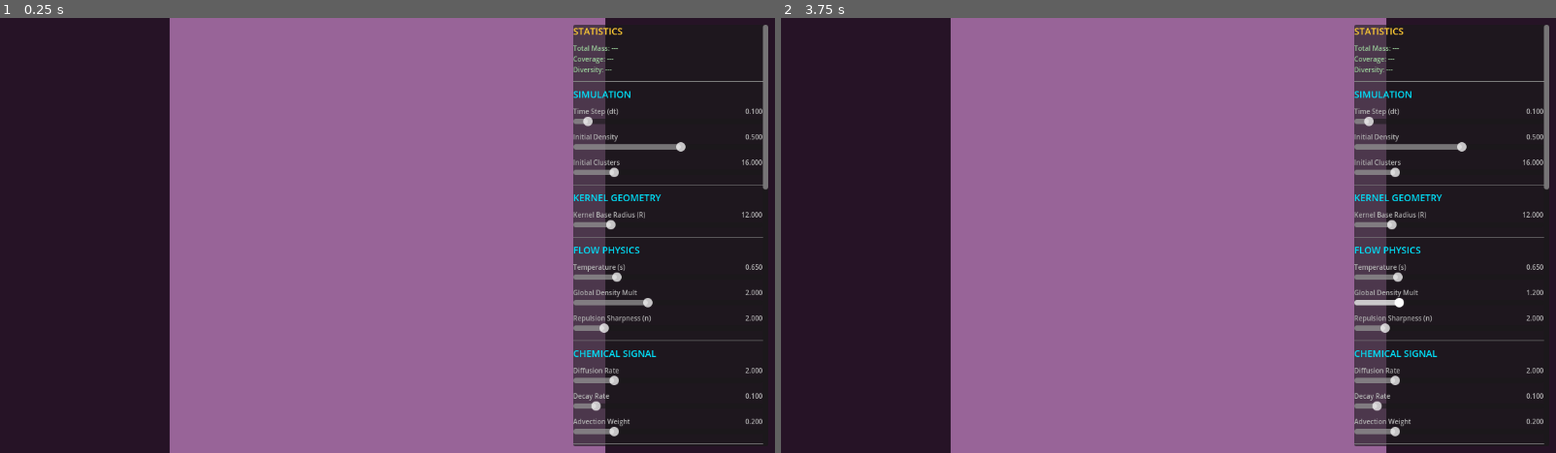
Above: before the commit, frames 1-2 (left to right).
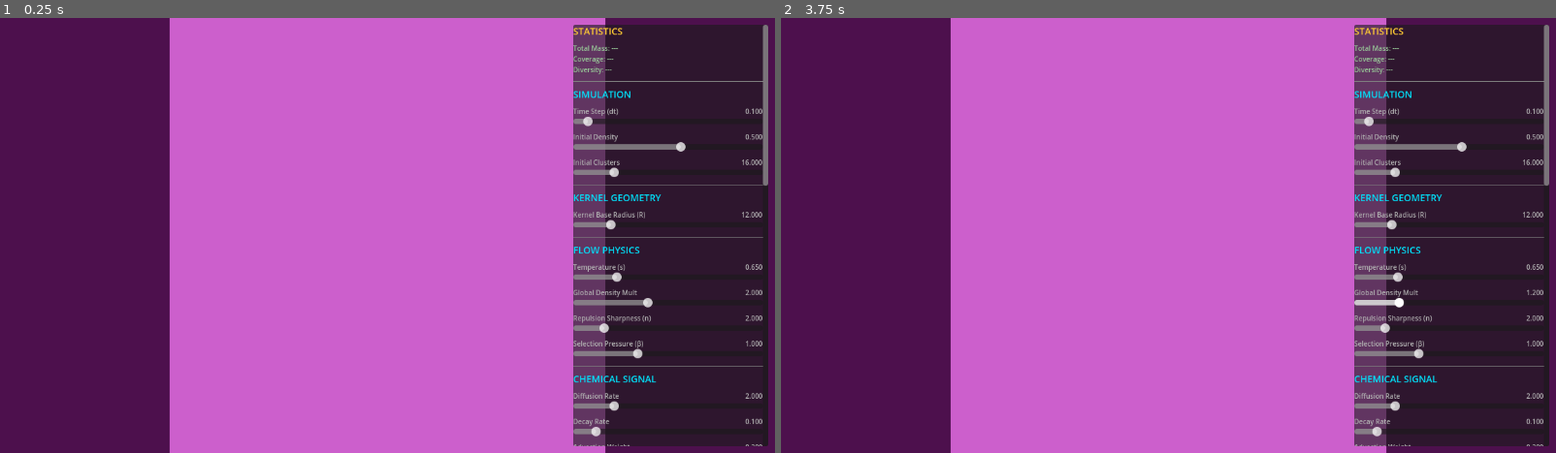
Above: after the commit, the same moments.

Repository: pvtrcorps/L_0001
Game: Godot game, scene res://simulation/Main.tscn
Same seed, same stepped clock (60 frames per second), same inputs: the game is played once before the commit and once after it.
Inputs (mouse positions are in pixels of both pictures, inside the frame that each line leads up to):
- Up to frame 1 (0.25 s): no input
- Up to frame 2 (3.75 s): tap Enter at 0.5, 2, 3.5 s; move the mouse to (1339, 213) at 0.52 s; click (1339, 213) at 0.67 s; tap Space at 1.25, 2.75 s; drag from (1013, 257) to (1129, 322) at 1.27 s; move the mouse to (1246, 139) at 2.02 s; click (1246, 139) at 2.17 s; drag from (1129, 322) to (936, 170) at 2.77 s; move the mouse to (1401, 300) at 3.52 s; click (1401, 300) at 3.67 s

The runs differ from the first frame. In frame 1, 77% of the frame differs, in the area x 0-100%, y 0-100%; in frame 2, 77%.
Error before the commit: Cannot call method 'uniform_set_create' on a null value. (res://simulation/LeniaSimulation.gd:518)
Error after the commit: Cannot call method 'uniform_set_create' on a null value. (res://simulation/LeniaSimulation.gd:522)

Commit message:
back to basics

Diff:
--- a/simulation/LeniaSimulation.gd
+++ b/simulation/LeniaSimulation.gd
@@ -42,7 +42,11 @@
 
 	# Pressure / Density Control (Eq 5)
 	"theta_A": 2.0,       # Critical Mass (Repulsion kicks in above this)
-	"alpha_n": 2.0        # Smoothness of the transition to repulsion
+	"alpha_n": 2.0,       # Smoothness of the transition to repulsion
+
+	# Negotiation Rule (IMGEP Paper)
+	"beta_selection": 1.0  # Selection pressure for genome mixing (higher = more competitive)
+							# Range: 0.0 (no affinity) → 2.0 (strong) [5.0 was too aggressive]
 }
 
 # === RENDERING DEVICE RESOURCES ===
@@ -187,12 +191,12 @@
 		# Kernel parameters
 		# Kernel parameters
 		params["R"],                           # float u_R
-		params["theta_A"],                     # Repurposed _pad1 (Critical Mass)
-		params["alpha_n"],                     # Repurposed _pad2 (Alpha Exponent)
-		params["temperature"],                 # float u_temperature
-		# Evolution
-		params["signal_advect"],               # float u_signal_advect (was mutation_rate)
-		0.0,                                   # Padding (Removed base_decay)
+		params["theta_A"],                     # float u_theta_A (Critical Mass)
+		params["alpha_n"],                     # float u_alpha_n (Alpha Exponent)
+		params["temperature"],                 # float u_temperature (s)
+		# Evolution / Mixing
+		params["signal_advect"],               # float u_signal_advect
+		params["beta_selection"],              # float u_beta (Negotiation selection pressure)
 		# Initialization
 		params["init_clusters"],               # float u_init_clusters
 		params["init_density"],                # float u_init_density
--- a/simulation/Main.gd
+++ b/simulation/Main.gd
@@ -24,7 +24,8 @@
 	"Flow Physics": [
 		["temperature", "Temperature (s)", 0.0, 3.0, 0.05],
 		["theta_A", "Global Density Mult", 0.1, 5.0, 0.1],
-		["alpha_n", "Repulsion Sharpness (n)", 1.0, 8.0, 0.1]
+		["alpha_n", "Repulsion Sharpness (n)", 1.0, 8.0, 0.1],
+		["beta_selection", "Selection Pressure (β)", 0.0, 3.0, 0.1]
 	],
 	"Chemical Signal": [
 		["signal_diff", "Diffusion Rate", 0.0, 10.0, 0.1],
@@ -117,6 +118,7 @@
 		"signal_diff": "Diffusion Rate. How fast the chemical signal spreads to neighboring cells.",
 		"signal_decay": "Decay Rate. How fast the chemical signal dissipates over time.",
 		"signal_advect": "Advection Weight. How much the chemical signal is dragged by the mass flow.",
+		"beta_selection": "Selection Pressure (β). Controls genome competition strength. 0.0=mass only, 1.0=balanced, 2.0=highly competitive.",
 
 		# Genes
 		"g_mu_min": "Archetype (Mu) Minimum. Optimal density for growth.",
--- a/simulation/display/lenia_render.gdshader
+++ b/simulation/display/lenia_render.gdshader
@@ -103,9 +103,14 @@
     vec3 col_base = mix(top, bottom, f_pos.y);
 
     // Apply Mass and Brightness
-    float brightness = mass * 5.0;
-    vec3 col = col_base * clamp(brightness, 0.0, 1.0);
-    col *= smoothstep(0.0, 0.05, mass);
+    // Softened brightness curve for more organic look
+    float brightness = texture(tex_state, uv).r * 3.0; // Reduced from 5.0 to avoid instant saturation
+    vec3 col = col_base * brightness;
+
+    // Soften the low-mass cutoff
+    // Was smoothstep(0.0, 0.05, mass) -> Hard cutoff
+    // Now smoothstep(0.0, 0.15, mass) -> Softer fade out for "aura"
+    col *= smoothstep(0.0, 0.15, mass);
 
     // Signal layer visualization (Full RGB)
     // Add signal using LIGHTEN blend mode (max) instead of Additive
@@ -143,8 +148,11 @@
     col *= vignette;
 
     // Tone mapping and gamma
+    // Reinhard tone mapping
     col = col / (1.0 + col);
-    col = pow(col, vec3(0.85));
+    // Higher gamma (close to 1.0) = Softer contrast.
+    // Lower gamma (< 1.0) = Higher contrast.
+    col = pow(col, vec3(0.9));
 
     if (mass < 0.01 && length(signal) < 0.05) {
         col = vec3(0.0);
Not shown, changed: simulation/shaders/compute_analysis.glsl
Not shown, changed: simulation/shaders/compute_convolution.glsl
Not shown, changed: simulation/shaders/compute_flow_conservative.glsl
Not shown, changed: simulation/shaders/compute_init.glsl
Not shown, changed: simulation/shaders/compute_normalize.glsl
Not shown, changed: simulation/shaders/compute_signal.glsl
Not shown, changed: simulation/shaders/compute_stats.glsl
